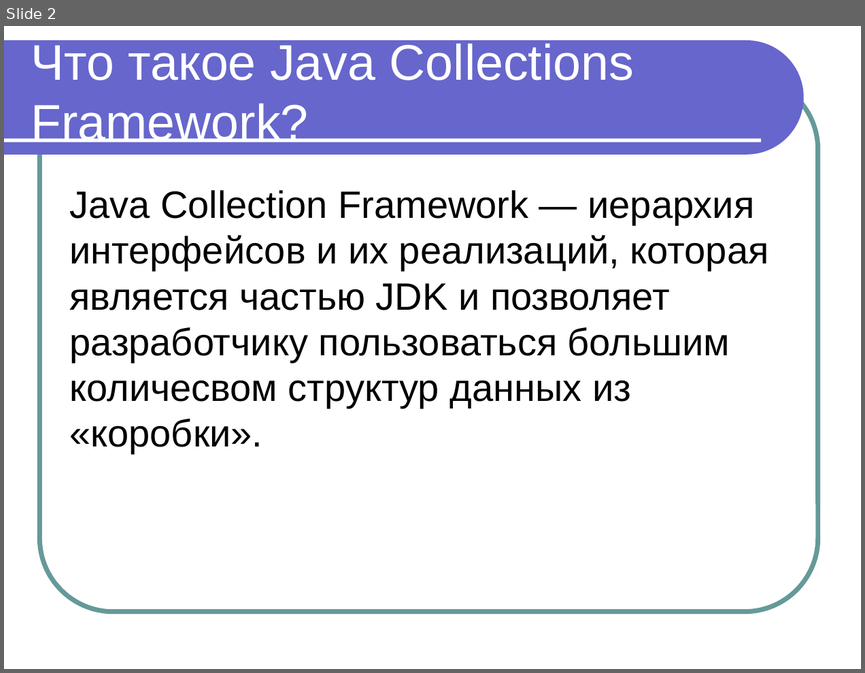
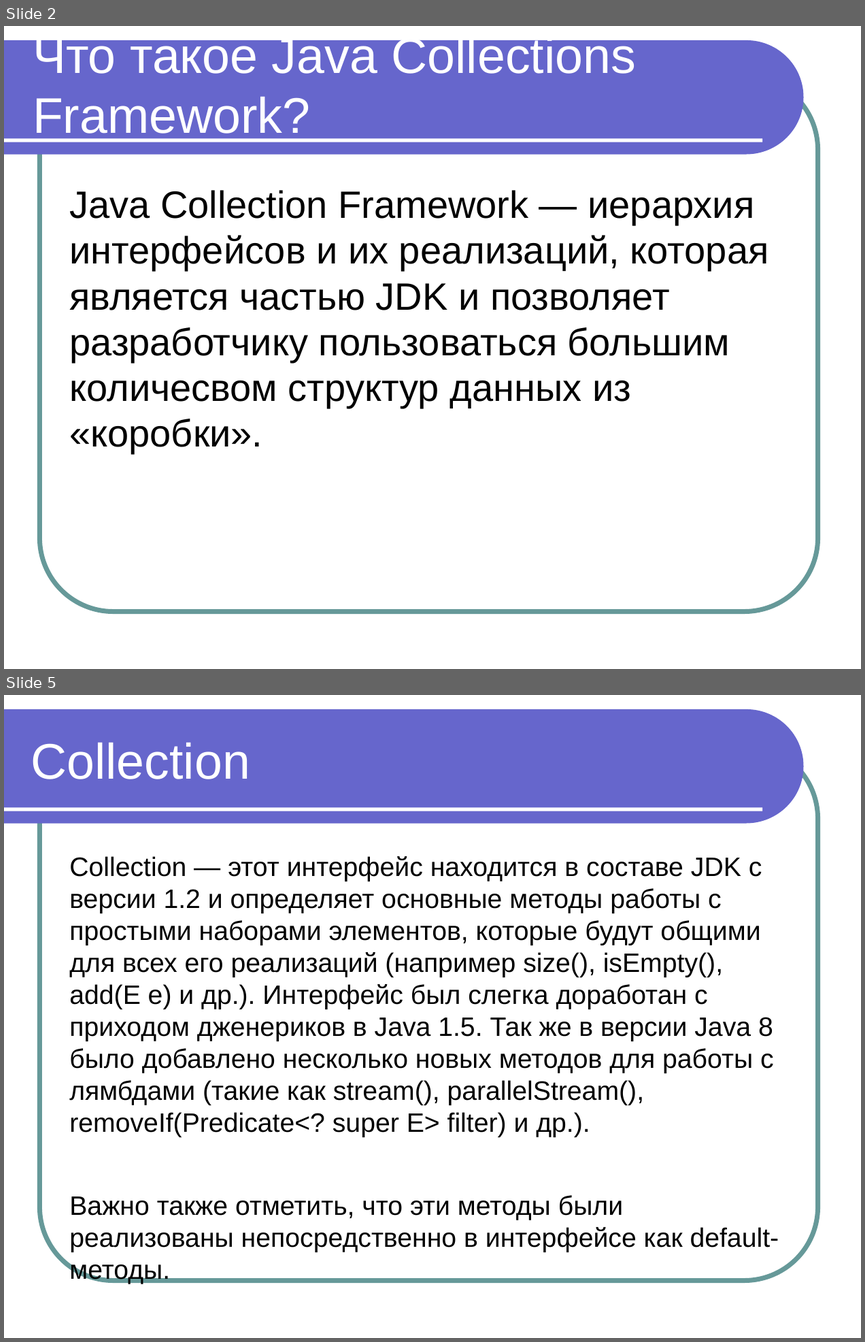
Before and after one commit to maxchv/JavaLessons, a slide deck: Lesson10/JavaCollections.ppt. Shown one above the other, each under a label of ours: slide 2 before the commit, slides 2 and 5 after it; the slides between them are not shown. The pictures are 865x673 and 865x1342 pixels, drawn with LibreOffice and Linux fonts; fonts in the diff are those of the drawing. Boxes give left, top, right and bottom in pixels: in the first picture for what was removed or moved away, otherwise in the second. Text is boxed around its words. In the diff, an @@ line names an element or a change of style, - is before the commit and + after.

```diff
--- a/Lesson10/JavaCollections.ppt
+++ b/Lesson10/JavaCollections.ppt
@@ slide 5 added at [4, 695, 861, 1338], background #FFFFFF; not listed: 3 template elements that a slide beside it also shows @@
@@ title added at [31, 742, 250, 779], 42 pt, text #FFFFFF @@
+Collection
@@ text added at [69, 856, 779, 1284], 22.4 pt, text #000000 @@
+Collection — этот интерфейс находится в составе JDK c версии 1.2 и определяет основные методы работы с простыми наборами элементов, которые будут общими для всех его реализаций (например size(), isEmpty(), add(E e) и др.). Интерфейс был слегка доработан с приходом дженериков в Java 1.5. Так же в версии Java 8 было добавлено несколько новых методов для работы с лямбдами (такие как stream(), parallelStream(), removeIf(Predicate<? super E> filter) и др.).
+Важно также отметить, что эти методы были реализованы непосредственно в интерфейсе как default-методы.
@@ slide 2 changed as well @@
@@ text "Что такое Java Collections Framework?" rewrapped from [31, 43, 634, 142] to [33, 33, 636, 142] @@
```
Also in this commit, not shown: 40 other slides added.
